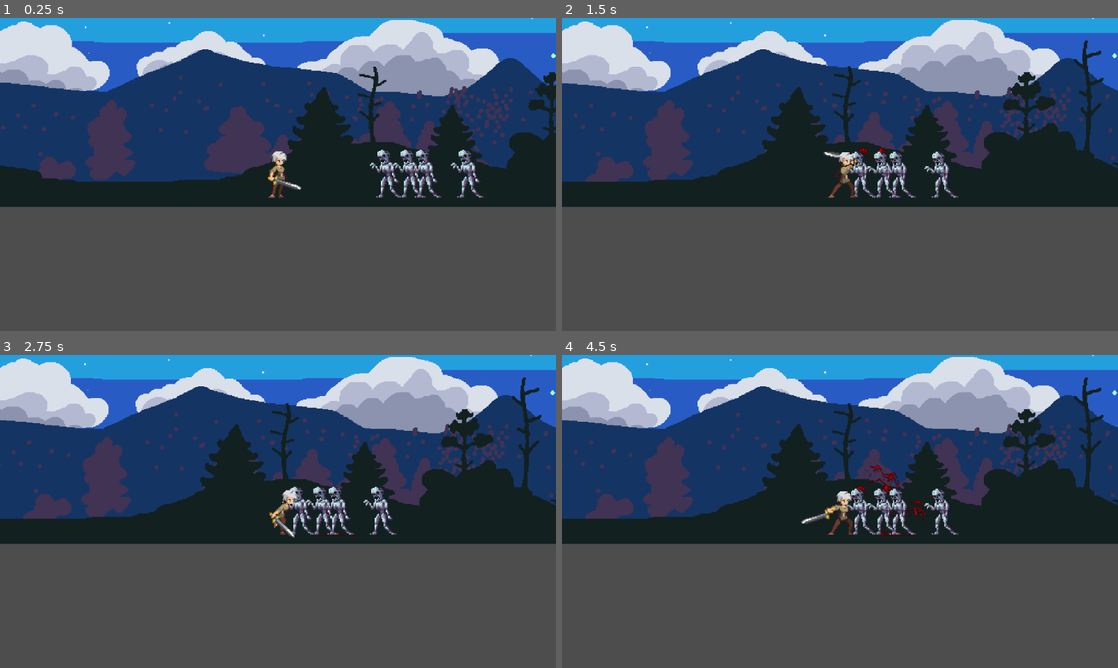
Above: before the commit, frames 1-4 (two rows, left to right).
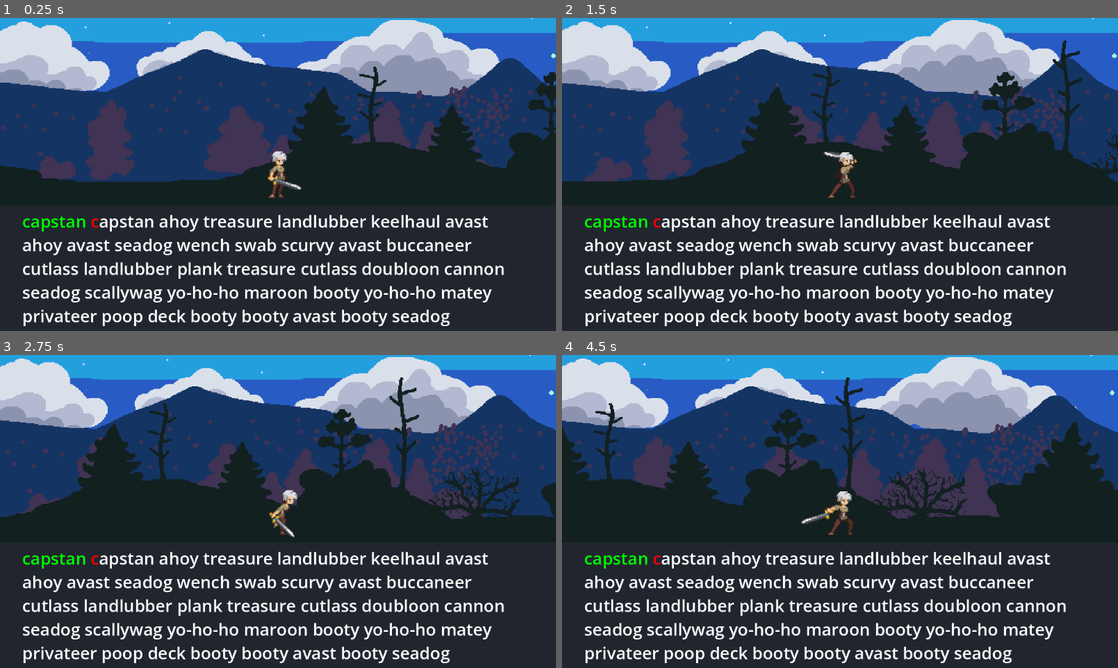
Above: after the commit, the same moments.

Repository: Rip50/RogueType
Game: Godot game, scene res://scenes/levels/level_night_forest.tscn
The game is run twice, just before and just after one commit, with the same random seed, the same clock (stepped at 60 frames per second) and the same inputs.
Inputs:
- Up to frame 1 (0.25 s): no input
- Up to frame 2 (1.5 s): hold Right (move_right) 0.53-1.28 s; hold Space (attack) 0.53-1.28 s; tap Space (attack) at 1.35 s
- Up to frame 3 (2.75 s): hold Right (move_right) from 2.03 s (still down); hold Space (attack) from 2.03 s (still down)
- Up to frame 4 (4.5 s): release Space (attack) at 2.78 s; tap Space (attack) at 2.85, 4.35 s; release Right (move_right) at 3.53 s; hold Space (attack) 3.53-4.28 s

The runs differ from the first frame. In frame 1, 40% of the frame differs, in the area x 0-100%, y 42-100%; in frame 2, 47%; in frame 3, 53%; in frame 4, 55%, in the area x 0-100%, y 0-100%.

Commit message:
Random enemy generation

Diff:
--- a/scenes/enemies/zombie.tscn
+++ b/scenes/enemies/zombie.tscn
@@ -242,7 +242,7 @@
 [node name="HealthStats" parent="." instance=ExtResource("2_p08xo")]
 
 [node name="AnimatedSprite2D" type="AnimatedSprite2D" parent="."]
-position = Vector2(2, -4)
+position = Vector2(0, -8)
 scale = Vector2(2.3, 2.3)
 sprite_frames = SubResource("SpriteFrames_llsic")
 animation = &"iddle"
@@ -251,5 +251,4 @@
 flip_h = true
 
 [node name="CollisionShape2D" type="CollisionShape2D" parent="."]
-position = Vector2(5, 4)
 shape = SubResource("CapsuleShape2D_d50cn")
--- a/scenes/enemies/zombie_explosion.tscn
+++ b/scenes/enemies/zombie_explosion.tscn
@@ -37,7 +37,7 @@
 region_rect = Rect2(2, 3, 11, 10)
 
 [node name="CollisionShape2D" type="CollisionShape2D" parent="Part1"]
-position = Vector2(1.19209e-07, -1.5)
+position = Vector2(2.9802e-08, -2)
 rotation = -0.733197
 shape = SubResource("RectangleShape2D_msyy5")
 
@@ -64,7 +64,7 @@
 contact_monitor = true
 
 [node name="Sprite2D" type="Sprite2D" parent="Part3"]
-position = Vector2(-0.999999, -18)
+position = Vector2(-5.57181, -18.432)
 rotation = -0.742397
 scale = Vector2(2.3, 2.3)
 texture = ExtResource("2_g7qwg")
@@ -73,7 +73,7 @@
 region_rect = Rect2(66, 1, 11, 13)
 
 [node name="CollisionShape2D" type="CollisionShape2D" parent="Part3"]
-position = Vector2(-1, -18)
+position = Vector2(-5.57181, -18.432)
 shape = SubResource("CircleShape2D_bc1n6")
 
 [node name="Part4" type="RigidBody2D" parent="."]
--- /dev/null
+++ b/scenes/enemy_generator.gd
@@ -0,0 +1,49 @@
+extends Node
+
+@export var player: Node2D
+@export var enemies: Array[PackedScene]
+@export var ground: Node2D
+@export var vieport_offset := Vector2(0.0, -1.0)
+
+@onready var timer: Timer = $Timer
+
+const SPRITE_HEIGHT := 102 #px
+
+var ground_level := 0.0
+var viewport: Viewport
+
+func _ready() -> void:
+	timer.timeout.connect(_generate)
+	var shape = ground.get_node("CollisionShape2D").shape
+	ground_level = shape.distance * shape.normal.y + vieport_offset.y
+	viewport = get_viewport()
+	_start_timer_random_timeout()
+
+
+func _generate() -> void:
+	var enemy_idx = randi_range(0, enemies.size() - 1)
+	var enemy_scene = enemies[enemy_idx]
+	var position = _get_enemy_position(enemy_scene)
+
+	_generate_enemies(enemy_scene, position, randi_range(1, 5))
+
+	_start_timer_random_timeout()
+
+func _generate_enemies(enemy_scene: PackedScene, position: Vector2, count: int) -> void:
+	for i in range(count):
+		var enemy = enemy_scene.instantiate()
+		enemy.position = position + Vector2(i * 30.0 + randf_range(5.0, 20.0), 0.0)
+		get_parent().add_child(enemy)
+
+func _get_enemy_position(enemy: PackedScene) -> Vector2:
+	var rect = viewport.get_visible_rect()
+	var position_x = player.position.x + rect.size.x + vieport_offset.x
+
+	#TODO: replace with dinamic sprite height calculation
+	var position_y = ground_level - SPRITE_HEIGHT/2
+
+	return Vector2(position_x, position_y)
+
+
+func _start_timer_random_timeout() -> void:
+	timer.start(randf_range(2.0, 10.0))
--- /dev/null
+++ b/scenes/enemy_generator.tscn
@@ -0,0 +1,10 @@
+[gd_scene load_steps=2 format=3 uid="uid://bqp820fkxpk4j"]
+
+[ext_resource type="Script" path="res://scenes/enemy_generator.gd" id="1_ta56h"]
+
+[node name="EnemyGenerator" type="Node"]
+script = ExtResource("1_ta56h")
+
+[node name="Timer" type="Timer" parent="."]
+wait_time = 5.0
+one_shot = true
--- a/scenes/levels/level_night_forest.tscn
+++ b/scenes/levels/level_night_forest.tscn
@@ -1,19 +1,19 @@
-[gd_scene load_steps=8 format=3 uid="uid://c6ok5pas6jxec"]
+[gd_scene load_steps=9 format=3 uid="uid://c6ok5pas6jxec"]
 
 [ext_resource type="PackedScene" uid="uid://b77mv2ifdrhdw" path="res://scenes/ui/typing_interface.tscn" id="1_363sn"]
 [ext_resource type="PackedScene" uid="uid://ct4np4nltn4rp" path="res://scenes/player.tscn" id="2_g0ohw"]
 [ext_resource type="Texture2D" uid="uid://dtpetthfnm6ia" path="res://art/environment/sky_night.png" id="2_s387h"]
 [ext_resource type="Texture2D" uid="uid://dbvtixnfyjo5a" path="res://art/environment/horizon_mountains_night.png" id="3_m10qf"]
 [ext_resource type="Texture2D" uid="uid://6lb5d6qvciow" path="res://art/environment/background_forest_night.png" id="4_3n1dd"]
+[ext_resource type="PackedScene" uid="uid://bqp820fkxpk4j" path="res://scenes/enemy_generator.tscn" id="6_7sfao"]
 [ext_resource type="PackedScene" uid="uid://vu2yk3702nqa" path="res://scenes/enemies/zombie.tscn" id="6_8g5ty"]
 
 [sub_resource type="WorldBoundaryShape2D" id="WorldBoundaryShape2D_1xlme"]
-distance = -449.56
+distance = -450.0
 
 [node name="Level_NightForest" type="Node2D"]
 
 [node name="TypingInterface" parent="." instance=ExtResource("1_363sn")]
-visible = false
 
 [node name="Player" parent="." instance=ExtResource("2_g0ohw")]
 position = Vector2(159, 400)
@@ -57,14 +57,8 @@
 one_way_collision = true
 one_way_collision_margin = 2.0
 
-[node name="Zombie" parent="." instance=ExtResource("6_8g5ty")]
-position = Vector2(376, 393)
-
-[node name="Zombie2" parent="." instance=ExtResource("6_8g5ty")]
-position = Vector2(424, 393)
-
-[node name="Zombie3" parent="." instance=ExtResource("6_8g5ty")]
-position = Vector2(544, 393)
-
-[node name="Zombie4" parent="." instance=ExtResource("6_8g5ty")]
-position = Vector2(456, 393)
+[node name="EnemyGenerator" parent="." node_paths=PackedStringArray("player", "ground") instance=ExtResource("6_7sfao")]
+player = NodePath("../Player")
+enemies = Array[PackedScene]([ExtResource("6_8g5ty")])
+ground = NodePath("../Environment/Ground")
+vieport_offset = Vector2(50, -1)
